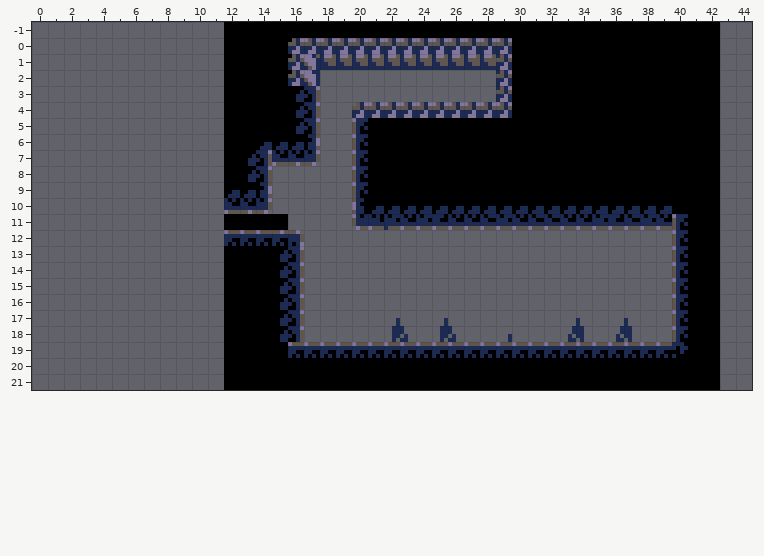
Two states of a Tiled map, data/maps/testroom1.tmx. Above: the version before the commit.
Cells are 8x8 px. Shown: x 0..44, y -1..21. The old version is drawn lined up with the new one.
Once edited:
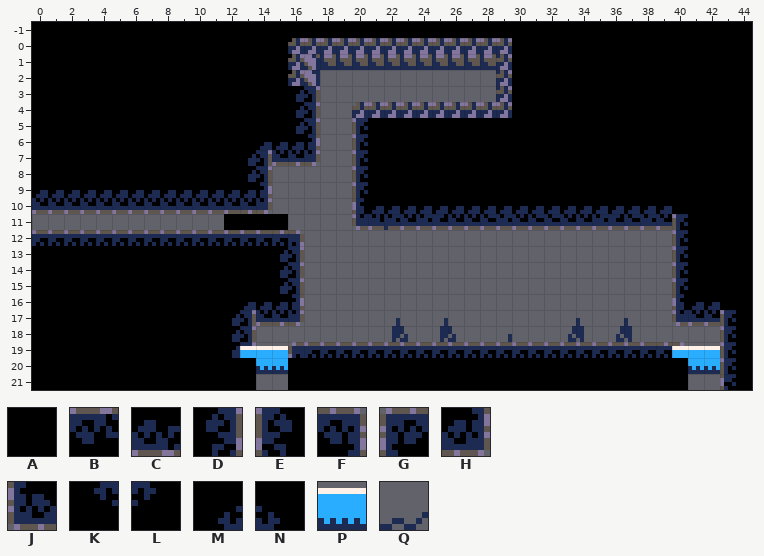
Key: from "tileset": A 0, B 1, C 1 flipped up-down, D 2, E 2 flipped left-right, F 3, G 3 flipped left-right, H 3 flipped up-down, J 3 turned 180, K 4, L 4 flipped left-right, M 4 flipped up-down, N 4 turned 180, P 16 "water", Q 68 flipped up-down "decor".
_ is an empty cell, . an unchanged one.
Changes in this commit:
map size 30x22 -> 45x22 cells (old content now starts at 12,0; both pictures use the new coordinates)
--- layer "Tiles"
@@ x 0..44 @@
- 0 ____________..............................___
- 1 ____________..............................___
- 2 ____________..............................___
- 3 ____________..............................___
- 4 ____________..............................___
- 5 ____________..............................___
- 6 ____________..............................___
- 7 ____________..............................___
- 8 ____________..............................___
- 9 ____________..............................___
-10 ____________..............................___
-11 ..........................................___
-12 ..........................................___
-13 ____________..............................___
-14 ____________..............................___
-15 ____________..............................___
-16 ____________..............................___
-17 ____________AAAD........................EA___
-18 ____________AAAD........................EA.__
-19 ____________AAAD.......................QEA.__
-20 ____________AAAKB......................BLA___
-21 ____________.AAA........................AA.__
+ 0 AAAAAAAAAAAA..............................AAA
+ 1 AAAAAAAAAAAA..............................AAA
+ 2 AAAAAAAAAAAA..............................AAA
+ 3 AAAAAAAAAAAA..............................AAA
+ 4 AAAAAAAAAAAA..............................AAA
+ 5 AAAAAAAAAAAA..............................AAA
+ 6 AAAAAAAAAAAA..............................AAA
+ 7 AAAAAAAAAAAA..............................AAA
+ 8 AAAAAAAAAAAA..............................AAA
+ 9 AAAAAAAAAAAA..............................AAA
+10 CCCCCCCCCCCC..............................AAA
+11 ..........................................AAA
+12 ..........................................AAA
+13 BBBBBBBBBBBB..............................AAA
+14 AAAAAAAAAAAA..............................AAA
+15 AAAAAAAAAAAA..............................AAA
+16 AAAAAAAAAAAA..............................AAA
+17 AAAAAAAAAAAAMCCH........................JCCNA
+18 AAAAAAAAAAAAD___........................__.EA
+19 AAAAAAAAAAAAD___.......................___.EA
+20 AAAAAAAAAAAADPPPG......................FPPPEA
+21 AAAAAAAAAAAA.___........................__.EA
